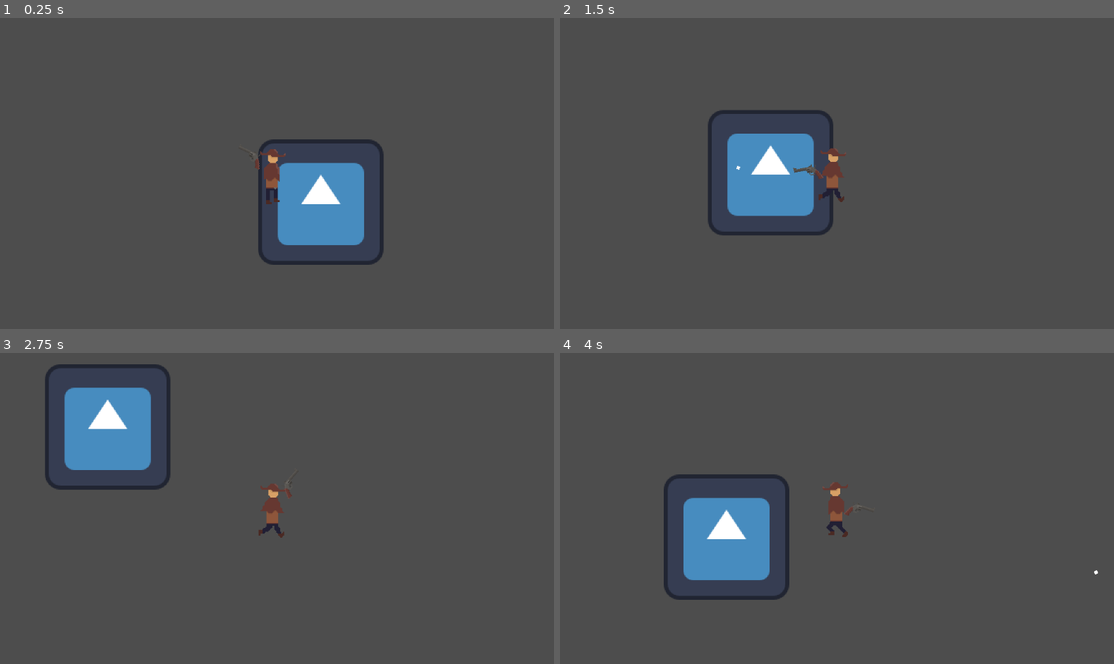
Above: before the commit, frames 1-4 (two rows, left to right).
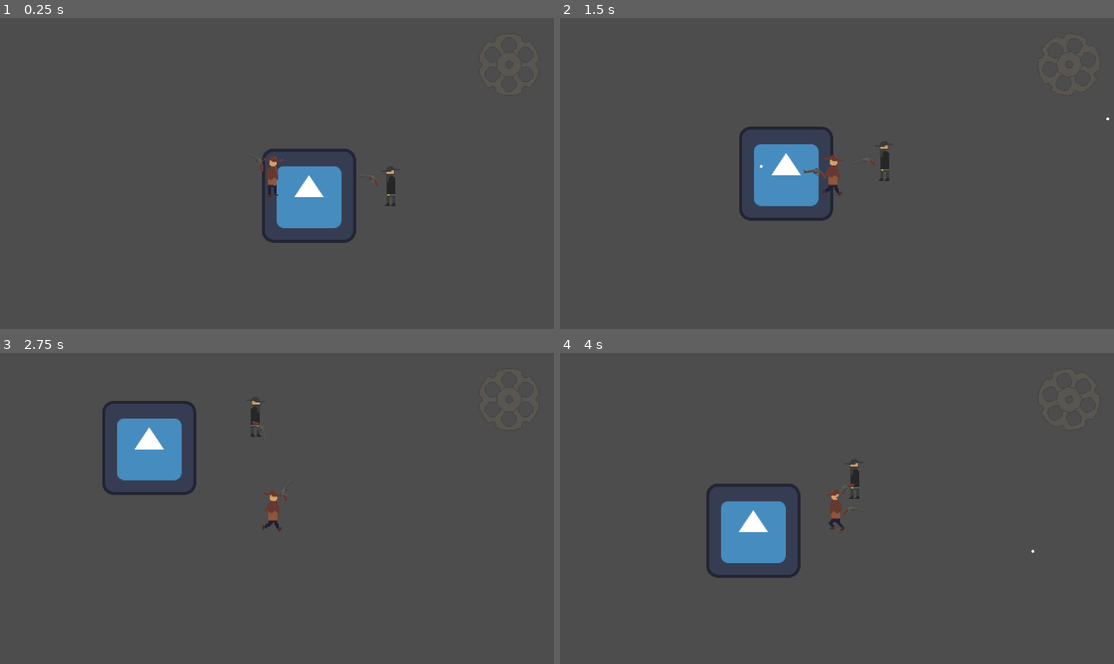
Above: after the commit, the same moments.

Repository: AdamOravecz1/solo-development-72-hour-jam--13
Game: Godot game, scene res://Scenes/main.tscn
The game is run twice, just before and just after one commit, with the same random seed, the same clock (stepped at 60 frames per second) and the same inputs. The engine's default icon, where the game draws it, is replaced by a stand-in: a white triangle on a blue panel in a dark square.
Inputs (mouse positions are in pixels of both pictures, inside the frame that each line leads up to):
- Up to frame 1 (0.25 s): no input
- Up to frame 2 (1.5 s): move the mouse to (958, 161) at 0.52 s; hold D (right) 0.53-1.28 s; click (958, 161) at 0.6 s; move the mouse to (720, 192) at 1.27 s; hold S (down) from 1.28 s (still down); click (720, 192) at 1.35 s
- Up to frame 3 (2.75 s): move the mouse to (332, 443) at 2.02 s; release S (down) at 2.03 s; hold D (right) from 2.03 s (still down); click (332, 443) at 2.1 s
- Up to frame 4 (4 s): move the mouse to (803, 573) at 2.77 s; release D (right) at 2.78 s; hold W (up) 2.78-3.53 s; click (803, 573) at 2.85 s; move the mouse to (1003, 558) at 3.52 s; hold A (left) from 3.53 s (still down); click (1003, 558) at 3.6 s

The runs differ from the first frame. In frame 1, 4.1% of the frame differs, in the area x 45-72%, y 39-80%; in frame 2, 4.1%; in frame 3, 6.3%, in the area x 8-53%, y 3-60%; in frame 4, 5.3%.

Commit message:
gun, enemy, ghost, cylinder sprite

Diff:
--- a/Scenes/main.gd
+++ b/Scenes/main.gd
@@ -1,13 +1,27 @@
 extends Control
 
-
+const ghost_scene = preload("res://ghost.tscn")
 const bullet_scene = preload("res://bullet.tscn")
 
+@onready var enemies: Control = $Enemies
 @onready var projectile: Control = $Projectile
 
 
-func shoot(pos):
+func shoot(spawn_position: Vector2, bullet_rotation: float, layer: int, mask: int, col: Color) -> void:
 	var bullet = bullet_scene.instantiate()
-	bullet.global_position = pos
-	bullet.direction = (get_global_mouse_position() - bullet.global_position).normalized()
+
+	bullet.color = col
+
+	bullet.global_position = spawn_position
+	bullet.global_rotation = bullet_rotation
+	bullet.direction = Vector2.RIGHT.rotated(bullet_rotation).normalized()
+
+	bullet.collision_layer = 1 << (layer - 1)
+	bullet.collision_mask = 1 << (mask - 1)
+
 	projectile.add_child(bullet)
+
+func spawn_ghost(pos):
+	var ghost = ghost_scene.instantiate()
+	ghost.global_position = pos
+	enemies.add_child(ghost)
--- a/Scenes/main.tscn
+++ b/Scenes/main.tscn
@@ -3,6 +3,7 @@
 [ext_resource type="Script" uid="uid://bo6ibk1pwywnf" path="res://Scenes/main.gd" id="1_8gbba"]
 [ext_resource type="Texture2D" uid="uid://hmva1ek8a5l0" path="res://icon.svg" id="1_bo1nx"]
 [ext_resource type="PackedScene" uid="uid://du5ewigicqno" path="res://Scenes/player.tscn" id="1_jjgbg"]
+[ext_resource type="PackedScene" uid="uid://d3grdcj7sugce" path="res://outlaw.tscn" id="4_jjvhh"]
 
 [node name="Main" type="Control" unique_id=2079648008]
 layout_mode = 3
@@ -19,6 +20,14 @@
 
 [node name="Player" parent="." unique_id=1116560694 instance=ExtResource("1_jjgbg")]
 
+[node name="Enemies" type="Control" parent="." unique_id=2029056610]
+anchors_preset = 0
+offset_right = 40.0
+offset_bottom = 40.0
+
+[node name="Outlaw" parent="Enemies" unique_id=1457226689 instance=ExtResource("4_jjvhh")]
+position = Vector2(157, 17)
+
 [node name="Projectile" type="Control" parent="." unique_id=1869413977]
 anchors_preset = 0
 offset_right = 40.0
--- a/Scenes/player.gd
+++ b/Scenes/player.gd
@@ -5,7 +5,9 @@
 @onready var pivot_point: Node2D = $PivotPoint
 @onready var revolver: Sprite2D = $PivotPoint/Revolver
 @onready var fire_point: Node2D = $PivotPoint/Revolver/FirePoint
+@onready var cylinder: Sprite2D = $CanvasLayer/Cylinder
 
+var can_shoot = true
 
 @onready var main = get_tree().current_scene
 var fire_point_start: Vector2
@@ -39,5 +41,17 @@
 		animated_sprite.flip_h = true
 
 
-	if Input.is_action_just_pressed("shoot"):
-		main.shoot(fire_point.global_position)
+	if Input.is_action_just_pressed("shoot") and can_shoot:
+		rotate_cylinder()
+		main.shoot(fire_point.global_position, pivot_point.global_rotation, 1, 1, Color(1.0, 1.0, 1.0, 1.0))
+
+func hit(dam):
+	return
+
+
+func rotate_cylinder() -> void:
+	can_shoot = false
+	var tween = create_tween()
+	tween.tween_property(cylinder, "rotation_degrees", cylinder.rotation_degrees + 60.0, 0.5)
+	await tween.finished
+	can_shoot = true
--- a/Scenes/player.tscn
+++ b/Scenes/player.tscn
@@ -3,6 +3,7 @@
 [ext_resource type="Texture2D" uid="uid://b3n7a611hgbid" path="res://Sprites/Player.png" id="1_cvnsp"]
 [ext_resource type="Script" uid="uid://cjyr7jdimc0oj" path="res://Scenes/player.gd" id="2_6t5aa"]
 [ext_resource type="Texture2D" uid="uid://knm57ja1d6ue" path="res://Sprites/Revolver.png" id="3_6t5aa"]
+[ext_resource type="Texture2D" uid="uid://8ond87ohyrb2" path="res://Sprites/Cylinder.png" id="4_vgqql"]
 
 [sub_resource type="AtlasTexture" id="AtlasTexture_cvnsp"]
 atlas = ExtResource("1_cvnsp")
@@ -83,7 +84,9 @@
 [sub_resource type="RectangleShape2D" id="RectangleShape2D_pu2lt"]
 size = Vector2(8, 28)
 
-[node name="Player" type="CharacterBody2D" unique_id=1163132464]
+[node name="Player" type="CharacterBody2D" unique_id=1163132464 groups=["Player"]]
+collision_layer = 2
+collision_mask = 2
 script = ExtResource("2_6t5aa")
 
 [node name="AnimatedSprite2D" type="AnimatedSprite2D" parent="." unique_id=796149065]
@@ -98,7 +101,7 @@
 shape = SubResource("RectangleShape2D_pu2lt")
 
 [node name="Camera2D" type="Camera2D" parent="." unique_id=435106093]
-zoom = Vector2(2, 2)
+zoom = Vector2(1.5, 1.5)
 
 [node name="PivotPoint" type="Node2D" parent="." unique_id=1658408642]
 position = Vector2(0, -9)
@@ -110,3 +113,10 @@
 
 [node name="FirePoint" type="Node2D" parent="PivotPoint/Revolver" unique_id=281283130]
 position = Vector2(14, -5)
+
+[node name="CanvasLayer" type="CanvasLayer" parent="." unique_id=812537736]
+
+[node name="Cylinder" type="Sprite2D" parent="CanvasLayer" unique_id=1740640642]
+position = Vector2(1056, 95)
+scale = Vector2(2, 2)
+texture = ExtResource("4_vgqql")
--- a/bullet.gd
+++ b/bullet.gd
@@ -1,11 +1,15 @@
 extends Area2D
 
 @export var speed: float = 500
+@export var damage: int = 1
+
+var color := Color()
 
 var direction: Vector2 = Vector2.RIGHT
 
 func _ready() -> void:
 	rotation = direction.angle()
+	$Bullet.modulate = color
 
 func _physics_process(delta: float) -> void:
 	global_position += direction * speed * delta
@@ -15,3 +19,9 @@
 
 func _on_timer_timeout() -> void:
 	queue_free()
+
+
+func _on_body_entered(body: Node2D) -> void:
+	if body.has_method("hit"):
+		body.hit(damage)
+		queue_free()
--- a/bullet.tscn
+++ b/bullet.tscn
@@ -21,4 +21,5 @@
 one_shot = true
 autostart = true
 
+[connection signal="body_entered" from="." to="." method="_on_body_entered"]
 [connection signal="timeout" from="Timer" to="." method="_on_timer_timeout"]
--- /dev/null
+++ b/ghost.gd
@@ -0,0 +1,44 @@
+extends CharacterBody2D
+
+@export var speed: float = 0.0
+
+@export var health: int = 5
+
+@onready var animated_sprite: AnimatedSprite2D = $AnimatedSprite2D
+
+@onready var main = get_tree().current_scene
+
+var player: Node2D
+
+func _ready() -> void:
+	player = get_tree().get_first_node_in_group("Player")
+	if player == null:
+		push_error("No player found in the Player group!")
+
+func _physics_process(delta: float) -> void:
+	if player == null:
+		return
+	if health <= 0:
+		return
+
+	var direction = (player.global_position - global_position).normalized()
+
+
+	velocity = direction * speed
+
+	move_and_slide()
+
+func hit(damage):
+	if health >= 0:
+		health -= damage
+	if health <= 0:
+		death()
+
+func death():
+	animated_sprite.play("death")
+
+
+func _on_animated_sprite_2d_animation_finished() -> void:
+	if animated_sprite.animation == "spawn":
+		animated_sprite.play("walk")
+		speed = 50.0
--- /dev/null
+++ b/ghost.tscn
@@ -0,0 +1,138 @@
+[gd_scene format=3 uid="uid://cddgpd6g3htgu"]
+
+[ext_resource type="Script" uid="uid://pprjfa4a4ddm" path="res://ghost.gd" id="1_6attn"]
+[ext_resource type="Texture2D" uid="uid://de8en56rl2bf5" path="res://Sprites/Ghost.png" id="1_v5pp4"]
+
+[sub_resource type="RectangleShape2D" id="RectangleShape2D_6attn"]
+size = Vector2(28, 38)
+
+[sub_resource type="AtlasTexture" id="AtlasTexture_obmiq"]
+atlas = ExtResource("1_v5pp4")
+region = Rect2(64, 128, 64, 64)
+
+[sub_resource type="AtlasTexture" id="AtlasTexture_xtt71"]
+atlas = ExtResource("1_v5pp4")
+region = Rect2(128, 128, 64, 64)
+
+[sub_resource type="AtlasTexture" id="AtlasTexture_kjq22"]
+atlas = ExtResource("1_v5pp4")
+region = Rect2(0, 192, 64, 64)
+
+[sub_resource type="AtlasTexture" id="AtlasTexture_hiw70"]
+atlas = ExtResource("1_v5pp4")
+region = Rect2(64, 192, 64, 64)
+
+[sub_resource type="AtlasTexture" id="AtlasTexture_jw18l"]
+atlas = ExtResource("1_v5pp4")
+region = Rect2(128, 192, 64, 64)
+
+[sub_resource type="AtlasTexture" id="AtlasTexture_2jh1f"]
+atlas = ExtResource("1_v5pp4")
+region = Rect2(0, 256, 64, 64)
+
+[sub_resource type="AtlasTexture" id="AtlasTexture_pa7oq"]
+atlas = ExtResource("1_v5pp4")
+region = Rect2(64, 256, 64, 64)
+
+[sub_resource type="AtlasTexture" id="AtlasTexture_yc3kp"]
+atlas = ExtResource("1_v5pp4")
+region = Rect2(64, 64, 64, 64)
+
+[sub_resource type="AtlasTexture" id="AtlasTexture_bqjpw"]
+atlas = ExtResource("1_v5pp4")
+region = Rect2(128, 64, 64, 64)
+
+[sub_resource type="AtlasTexture" id="AtlasTexture_wacvi"]
+atlas = ExtResource("1_v5pp4")
+region = Rect2(0, 128, 64, 64)
+
+[sub_resource type="AtlasTexture" id="AtlasTexture_neao1"]
+atlas = ExtResource("1_v5pp4")
+region = Rect2(0, 0, 64, 64)
+
+[sub_resource type="AtlasTexture" id="AtlasTexture_2pguw"]
+atlas = ExtResource("1_v5pp4")
+region = Rect2(64, 0, 64, 64)
+
+[sub_resource type="AtlasTexture" id="AtlasTexture_702ga"]
+atlas = ExtResource("1_v5pp4")
+region = Rect2(128, 0, 64, 64)
+
+[sub_resource type="AtlasTexture" id="AtlasTexture_d0t02"]
+atlas = ExtResource("1_v5pp4")
+region = Rect2(0, 64, 64, 64)
+
+[sub_resource type="SpriteFrames" id="SpriteFrames_0fo3v"]
+animations = [{
+"frames": [{
+"duration": 1.0,
+"texture": SubResource("AtlasTexture_obmiq")
+}, {
+"duration": 1.0,
+"texture": SubResource("AtlasTexture_xtt71")
+}, {
+"duration": 1.0,
+"texture": SubResource("AtlasTexture_kjq22")
+}, {
+"duration": 1.0,
+"texture": SubResource("AtlasTexture_hiw70")
+}, {
+"duration": 1.0,
+"texture": SubResource("AtlasTexture_jw18l")
+}, {
+"duration": 1.0,
+"texture": SubResource("AtlasTexture_2jh1f")
+}, {
+"duration": 1.0,
+"texture": SubResource("AtlasTexture_pa7oq")
+}],
+"loop": false,
+"name": &"death",
+"speed": 5.0
+}, {
+"frames": [{
+"duration": 1.0,
+"texture": SubResource("AtlasTexture_yc3kp")
+}, {
+"duration": 1.0,
+"texture": SubResource("AtlasTexture_bqjpw")
+}, {
+"duration": 1.0,
+"texture": SubResource("AtlasTexture_wacvi")
+}],
+"loop": false,
+"name": &"spawn",
+"speed": 3.0
+}, {
+"frames": [{
+"duration": 1.0,
+"texture": SubResource("AtlasTexture_neao1")
+}, {
+"duration": 1.0,
+"texture": SubResource("AtlasTexture_2pguw")
+}, {
+"duration": 1.0,
+"texture": SubResource("AtlasTexture_702ga")
+}, {
+"duration": 1.0,
+"texture": SubResource("AtlasTexture_d0t02")
+}],
+"loop": true,
+"name": &"walk",
+"speed": 5.0
+}]
+
+[node name="Ghost" type="CharacterBody2D" unique_id=1294749427]
+collision_layer = 4
+collision_mask = 4
+script = ExtResource("1_6attn")
+
+[node name="CollisionShape2D" type="CollisionShape2D" parent="." unique_id=1386183800]
+shape = SubResource("RectangleShape2D_6attn")
+
+[node name="AnimatedSprite2D" type="AnimatedSprite2D" parent="." unique_id=728685603]
+sprite_frames = SubResource("SpriteFrames_0fo3v")
+animation = &"death"
+autoplay = "spawn"
+
+[connection signal="animation_finished" from="AnimatedSprite2D" to="." method="_on_animated_sprite_2d_animation_finished"]
--- /dev/null
+++ b/outlaw.gd
@@ -0,0 +1,116 @@
+extends CharacterBody2D
+
+@export var speed: float = 25.0
+@export var follow_distance: float = 250.0
+@export var retreat_distance: float = 150.0
+@export var strafe_speed: float = 15.0
+@export var strafe_change_time: float = 2.0
+
+@export var health: int = 5
+
+@onready var animated_sprite: AnimatedSprite2D = $AnimatedSprite2D
+@onready var pivot_point: Node2D = $PivotPoint
+@onready var revolver: Sprite2D = $PivotPoint/Revolver
+@onready var fire_point: Node2D = $PivotPoint/Revolver/FirePoint
+@onready var shoot_timer: Timer = $ShootTimer
+
+
+@onready var main = get_tree().current_scene
+
+var player: Node2D
+var fire_point_start: Vector2
+
+var strafe_direction: float = 1.0
+var strafe_timer: float = 0.0
+
+
+func _ready() -> void:
+	strafe_change_time = randf_range(1.0, 5.0)
+	shoot_timer.wait_time = randf_range(3, 6)
+
+	player = get_tree().get_first_node_in_group("Player")
+	fire_point_start = fire_point.position
+
+	if player == null:
+		push_error("No player found in the Player group!")
+
+
+func _physics_process(delta: float) -> void:
+	if player == null:
+		return
+	if health <= 0:
+		return
+
+	var distance = global_position.distance_to(player.global_position)
+	var to_player = (player.global_position - global_position).normalized()
+	var direction = Vector2.ZERO
+
+	if distance < retreat_distance:
+		# Move backwards away from the player
+		direction = -to_player
+		velocity = direction * speed
+
+	elif distance > follow_distance:
+		# Chase the player
+		direction = to_player
+		velocity = direction * speed
+
+	else:
+		# Randomly strafe left and right near the player
+		strafe_timer -= delta
+
+		if strafe_timer <= 0.0:
+			strafe_direction = [-1.0, 1.0].pick_random()
+			strafe_timer = randf_range(1.0, 5.0)
+
+		direction = to_player.orthogonal() * strafe_direction
+		velocity = direction * strafe_speed
+
+	move_and_slide()
+
+	# Aim at the player
+	pivot_point.look_at(player.global_position)
+
+	# Flip revolver and character when player is to the left
+	var flipped = player.global_position.x < global_position.x
+	revolver.flip_v = flipped
+	animated_sprite.flip_h = flipped
+
+	# Keep fire point aligned with the barrel
+	fire_point.position = Vector2(
+		fire_point_start.x,
+		-fire_point_start.y if flipped else fire_point_start.y
+	)
+
+	# Handle movement animations
+	if velocity.length() > 0.0:
+		animated_sprite.play("run")
+	else:
+		animated_sprite.play("idle")
+
+func hit(damage):
+	if health >= 0:
+		health -= damage
+	if health <= 0:
+		death()
+
+func death():
+	shoot_timer.stop()
+	collision_layer = 0
+	collision_mask = 0
+	animated_sprite.play("death")
+	revolver.visible = false
+	if animated_sprite.flip_h:
+		global_position.x -= 18
+	else:
+		global_position.x += 18
+
+
+func _on_timer_timeout() -> void:
+	shoot_timer.wait_time = randf_range(3, 6)
+	main.shoot(fire_point.global_position, pivot_point.global_rotation, 2, 2, Color(0.651, 0.145, 0.0, 1.0))
+
+
+func _on_animated_sprite_2d_animation_finished() -> void:
+	if health <= 0:
+		main.spawn_ghost(global_position)
--- /dev/null
+++ b/outlaw.tscn
@@ -0,0 +1,140 @@
+[gd_scene format=3 uid="uid://d3grdcj7sugce"]
+
+[ext_resource type="Texture2D" uid="uid://dkgmpdlypg7dj" path="res://Sprites/Enemy.png" id="1_6fskh"]
+[ext_resource type="Script" uid="uid://b1tgduyu1m57d" path="res://outlaw.gd" id="1_y43i5"]
+[ext_resource type="Texture2D" uid="uid://knm57ja1d6ue" path="res://Sprites/Revolver.png" id="3_1fbm6"]
+
+[sub_resource type="RectangleShape2D" id="RectangleShape2D_gyt6s"]
+size = Vector2(18, 55)
+
+[sub_resource type="AtlasTexture" id="AtlasTexture_y43i5"]
+atlas = ExtResource("1_6fskh")
+region = Rect2(128, 64, 64, 64)
+
+[sub_resource type="AtlasTexture" id="AtlasTexture_1fbm6"]
+atlas = ExtResource("1_6fskh")
+region = Rect2(0, 128, 64, 64)
+
+[sub_resource type="AtlasTexture" id="AtlasTexture_jty0v"]
+atlas = ExtResource("1_6fskh")
+region = Rect2(64, 128, 64, 64)
+
+[sub_resource type="AtlasTexture" id="AtlasTexture_8q5mo"]
+atlas = ExtResource("1_6fskh")
+region = Rect2(128, 128, 64, 64)
+
+[sub_resource type="AtlasTexture" id="AtlasTexture_i4vy0"]
+atlas = ExtResource("1_6fskh")
+region = Rect2(0, 192, 64, 64)
+
+[sub_resource type="AtlasTexture" id="AtlasTexture_k3os1"]
+atlas = ExtResource("1_6fskh")
+region = Rect2(0, 0, 64, 64)
+
+[sub_resource type="AtlasTexture" id="AtlasTexture_n3210"]
+atlas = ExtResource("1_6fskh")
+region = Rect2(64, 0, 64, 64)
+
+[sub_resource type="AtlasTexture" id="AtlasTexture_ku84i"]
+atlas = ExtResource("1_6fskh")
+region = Rect2(128, 0, 64, 64)
+
+[sub_resource type="AtlasTexture" id="AtlasTexture_nmiro"]
+atlas = ExtResource("1_6fskh")
+region = Rect2(0, 0, 64, 64)
+
+[sub_resource type="AtlasTexture" id="AtlasTexture_l0bld"]
+atlas = ExtResource("1_6fskh")
+region = Rect2(0, 64, 64, 64)
+
+[sub_resource type="AtlasTexture" id="AtlasTexture_yyq6a"]
+atlas = ExtResource("1_6fskh")
+region = Rect2(64, 64, 64, 64)
+
+[sub_resource type="AtlasTexture" id="AtlasTexture_h2g2l"]
+atlas = ExtResource("1_6fskh")
+region = Rect2(0, 64, 64, 64)
+
+[sub_resource type="SpriteFrames" id="SpriteFrames_k42sd"]
+animations = [{
+"frames": [{
+"duration": 1.0,
+"texture": SubResource("AtlasTexture_y43i5")
+}, {
+"duration": 1.0,
+"texture": SubResource("AtlasTexture_1fbm6")
+}, {
+"duration": 1.0,
+"texture": SubResource("AtlasTexture_jty0v")
+}, {
+"duration": 1.0,
+"texture": SubResource("AtlasTexture_8q5mo")
+}, {
+"duration": 1.0,
+"texture": SubResource("AtlasTexture_i4vy0")
+}],
+"loop": false,
+"name": &"death",
+"speed": 5.0
+}, {
+"frames": [{
+"duration": 1.0,
+"texture": SubResource("AtlasTexture_k3os1")
+}, {
+"duration": 1.0,
+"texture": SubResource("AtlasTexture_n3210")
+}, {
+"duration": 1.0,
+"texture": SubResource("AtlasTexture_ku84i")
+}],
+"loop": true,
+"name": &"idle",
+"speed": 3.0
+}, {
+"frames": [{
+"duration": 1.0,
+"texture": SubResource("AtlasTexture_nmiro")
+}, {
+"duration": 1.0,
+"texture": SubResource("AtlasTexture_l0bld")
+}, {
+"duration": 1.0,
+"texture": SubResource("AtlasTexture_yyq6a")
+}, {
+"duration": 1.0,
+"texture": SubResource("AtlasTexture_h2g2l")
+}],
+"loop": true,
+"name": &"run",
+"speed": 5.0
+}]
+
+[node name="Outlaw" type="CharacterBody2D" unique_id=1457226689]
+script = ExtResource("1_y43i5")
+
+[node name="CollisionShape2D" type="CollisionShape2D" parent="." unique_id=554160128]
+position = Vector2(-1, 0.5)
+shape = SubResource("RectangleShape2D_gyt6s")
+
+[node name="AnimatedSprite2D" type="AnimatedSprite2D" parent="." unique_id=1419431934]
+sprite_frames = SubResource("SpriteFrames_k42sd")
+animation = &"idle"
+autoplay = "idle"
+
+[node name="PivotPoint" type="Node2D" parent="." unique_id=1832861739]
+position = Vector2(0, -9)
+
+[node name="Revolver" type="Sprite2D" parent="PivotPoint" unique_id=1443829022]
+texture_filter = 1
+position = Vector2(27, 0)
+texture = ExtResource("3_1fbm6")
+
+[node name="FirePoint" type="Node2D" parent="PivotPoint/Revolver" unique_id=2143527430]
+position = Vector2(14, -5)
+
+[node name="ShootTimer" type="Timer" parent="." unique_id=646879857]
+wait_time = 5.0
+autostart = true
+
+[connection signal="animation_finished" from="AnimatedSprite2D" to="." method="_on_animated_sprite_2d_animation_finished"]
+[connection signal="timeout" from="ShootTimer" to="." method="_on_timer_timeout"]
--- a/project.godot
+++ b/project.godot
@@ -19,6 +19,10 @@
 
 window/stretch/mode="viewport"
 window/stretch/scale_mode="integer"
+
+[global_group]
+
+Player=""
 
 [input]
 
Binary file added: Sprites/Cylinder.png
Not shown, added: Sprites/Cylinder.png.import
Binary file changed: Sprites/Enemy.png
Binary file added: Sprites/Ghost.png
Not shown, added: Sprites/Ghost.png.import
Binary file added: Sprites/GhostBullet.png
Not shown, added: Sprites/GhostBullet.png.import
Binary file added: Sprites/RegularBullet.png
Not shown, added: Sprites/RegularBullet.png.import
Not shown, added: ghost.gd.uid
Not shown, added: outlaw.gd.uid
